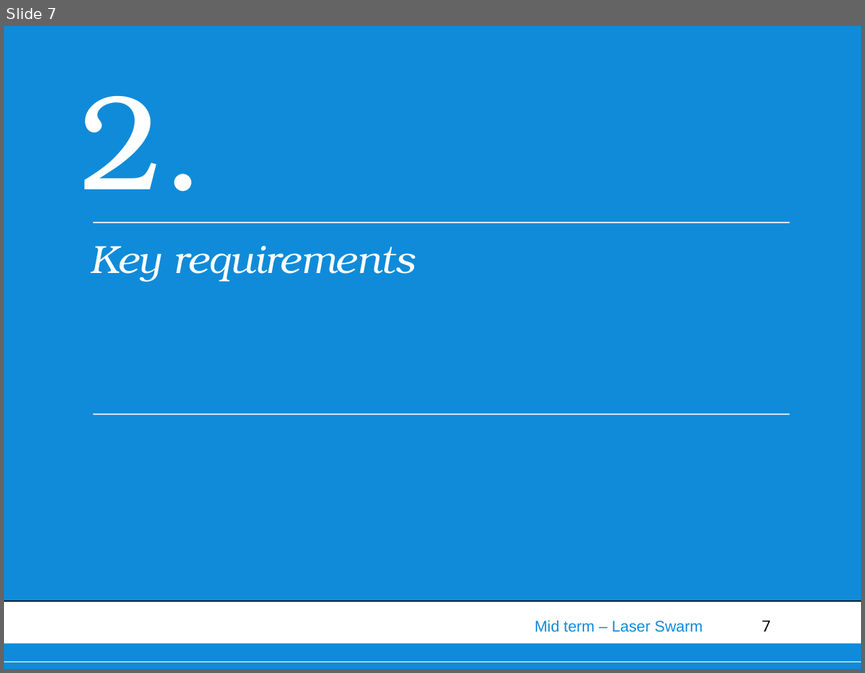
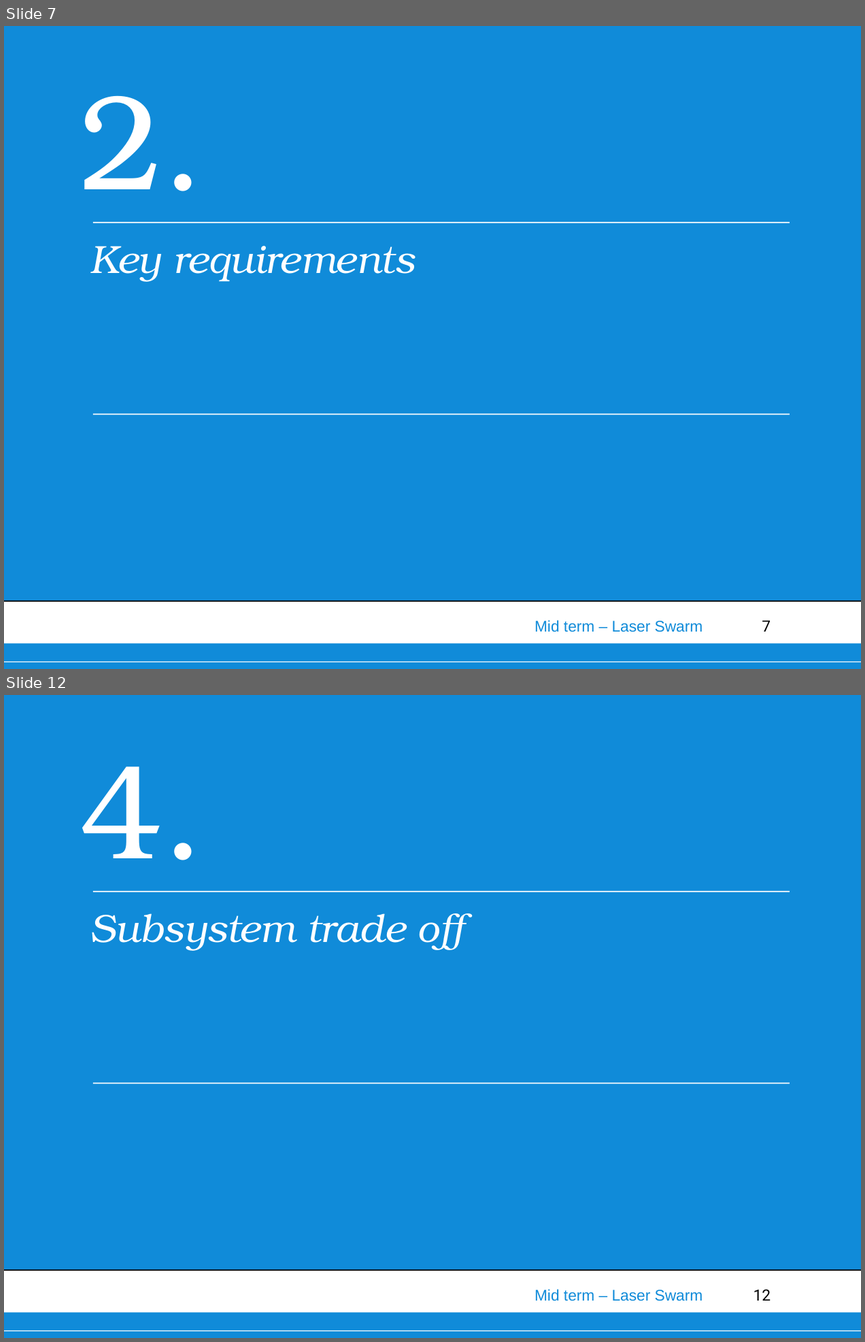
Before and after one commit to thewisenerd/laser-swarm, a slide deck: midTermPresentation/MidTermPresentation.ppt. Shown one above the other, each under a label of ours: slide 7 before the commit, slides 7 and 12 after it; the slides between them are not shown. The pictures are 865x673 and 865x1342 pixels, drawn with LibreOffice and Linux fonts; fonts in the diff are those of the drawing; background and template pictures are left out. Boxes give left, top, right and bottom in pixels: in the first picture for what was removed or moved away, otherwise in the second. Text is boxed around its words. In the diff, an @@ line names an element or a change of style, - is before the commit and + after.

```diff
--- a/midTermPresentation/MidTermPresentation.ppt
+++ b/midTermPresentation/MidTermPresentation.ppt
@@ slide 12 added at bbox=[4, 695, 861, 1338], background #108BD9; not listed: 7 template elements that a slide beside it also shows @@
@@ text added at bbox=[79, 766, 205, 860], 113 pt, text #FFFFFF @@
+4.
@@ line added from (93, 892) to (789, 892), #FFFFFF 0.99 pt @@
@@ text added at bbox=[90, 913, 469, 951], 33 pt, text #FFFFFF, italic @@
+Subsystem trade off
@@ line added from (93, 1083) to (789, 1083), #FFFFFF 0.99 pt @@
```
Also in this commit, not shown: 3 slides changed, 10 other slides added, 4 slides removed.
